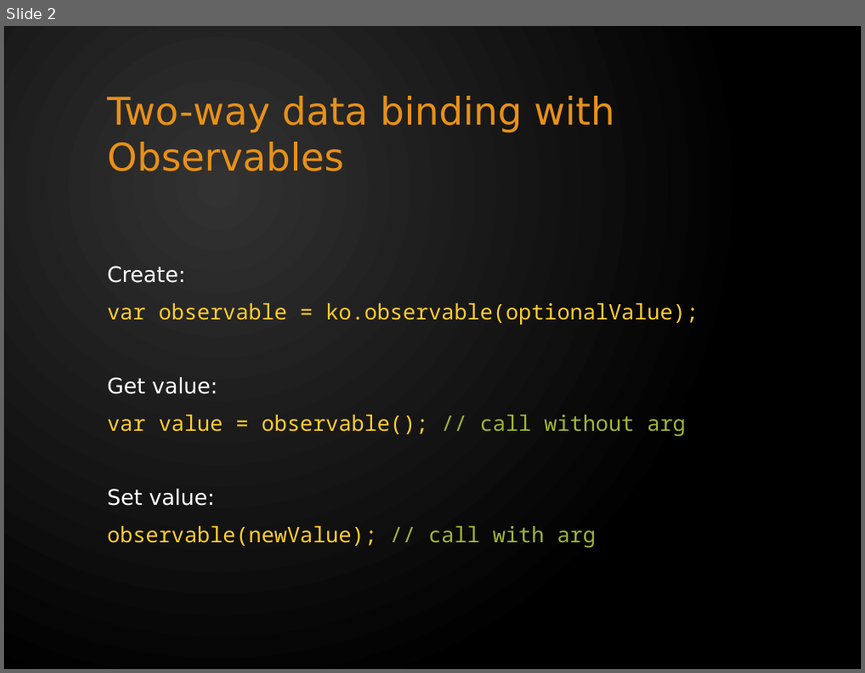
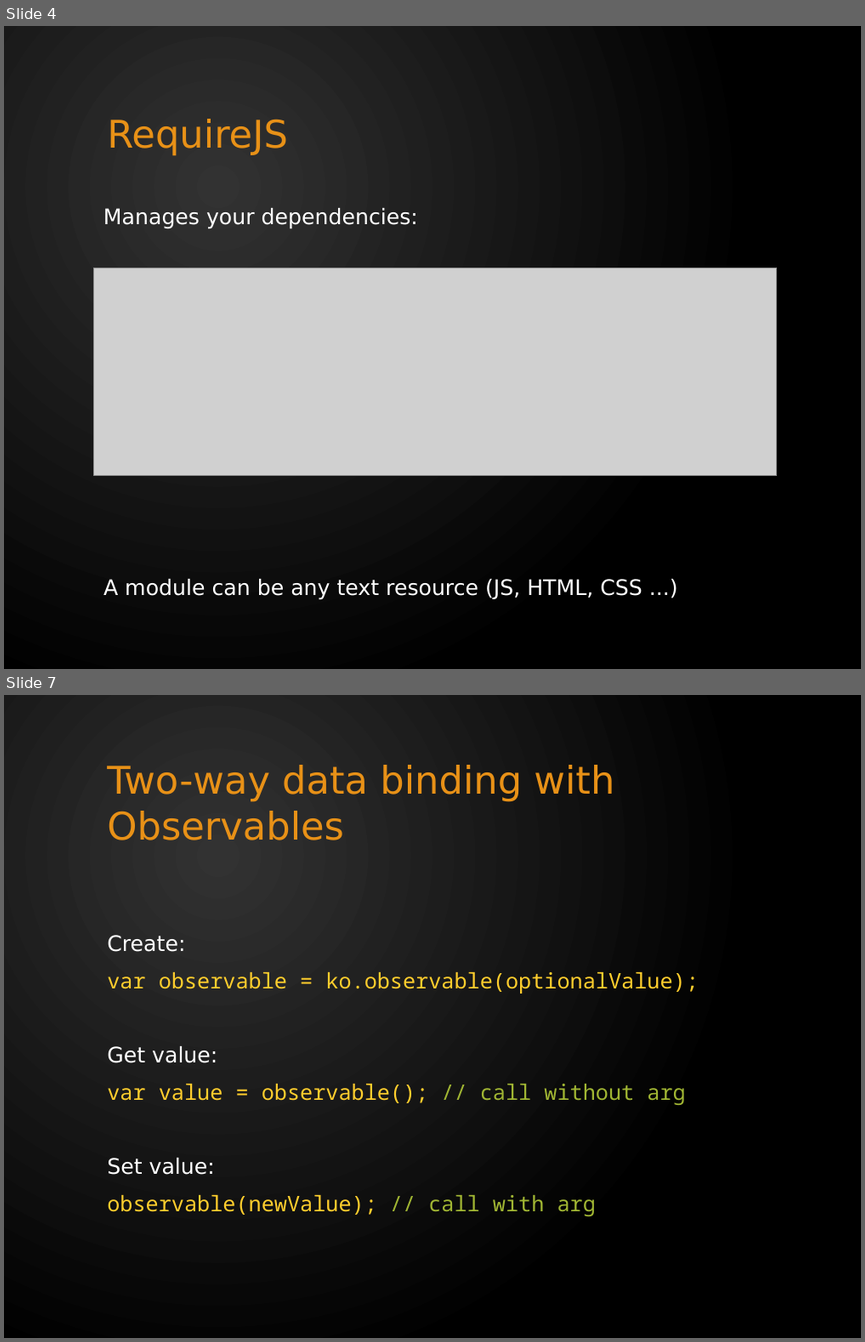
Before and after one commit to tomas-skalicky/c24.PizzaDiNoccatello, a slide deck: docs/Knockout - Quick Intro.pptx. Shown one above the other, each under a label of ours: slide 2 before the commit, slides 4 and 7 after it; the slides between them are not shown. The pictures are 865x673 and 865x1342 pixels, drawn with LibreOffice and Linux fonts; fonts in the diff are those of the drawing; grey boxes stand for pictures. Boxes give left, top, right and bottom in pixels: in the first picture for what was removed or moved away, otherwise in the second. Text is boxed around its words. In the diff, an @@ line names an element or a change of style, - is before the commit and + after.

```diff
--- a/docs/Knockout - Quick Intro.pptx
+++ b/docs/Knockout - Quick Intro.pptx
@@ slide 4 added at (x1=4, y1=26, x2=861, y2=669), background gradient #323232 to #000000 @@
@@ title added at (x1=107, y1=119, x2=288, y2=156), 32 pt, text #E89117 @@
+RequireJS
@@ text added at (x1=103, y1=208, x2=418, y2=229), 18 pt, text #FFFFFF @@
+Manages your dependencies:
@@ picture added at (x1=94, y1=267, x2=777, y2=476) @@
@@ text added at (x1=103, y1=578, x2=642, y2=600), 18 pt, text #FFFFFF @@
+A module can be any text resource (JS, HTML, CSS ...)
@@ what was slide 2 is now slide 7 @@
```
Also in this commit, not shown: 22 other slides added, 5 slides removed.
